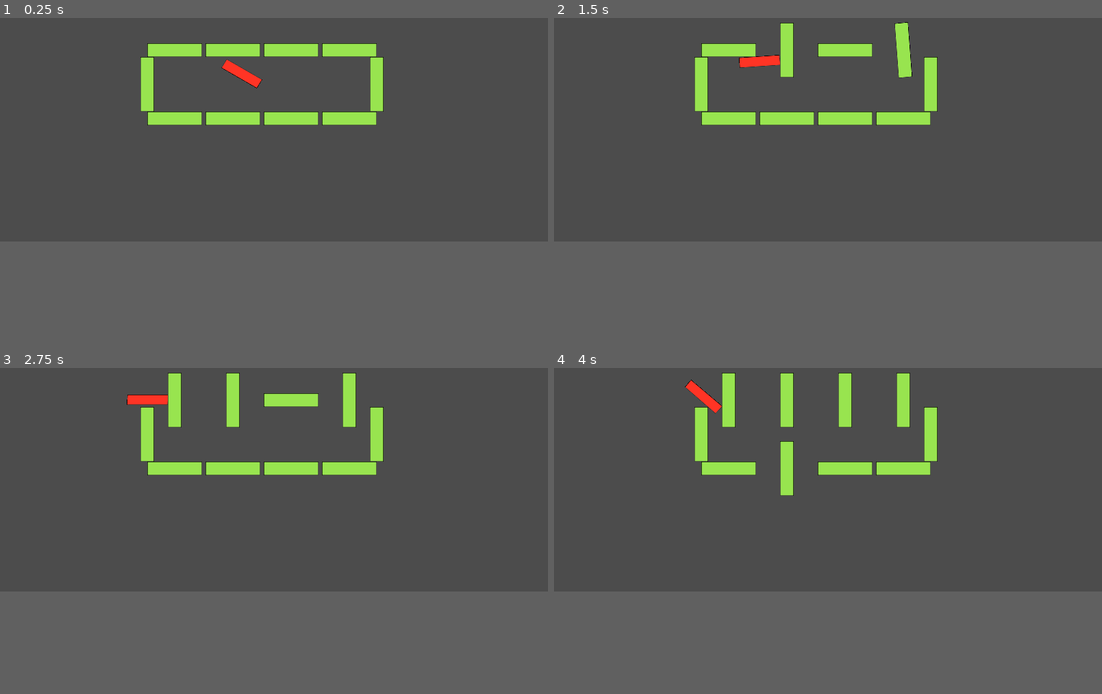
Above: before the commit, frames 1-4 (two rows, left to right).
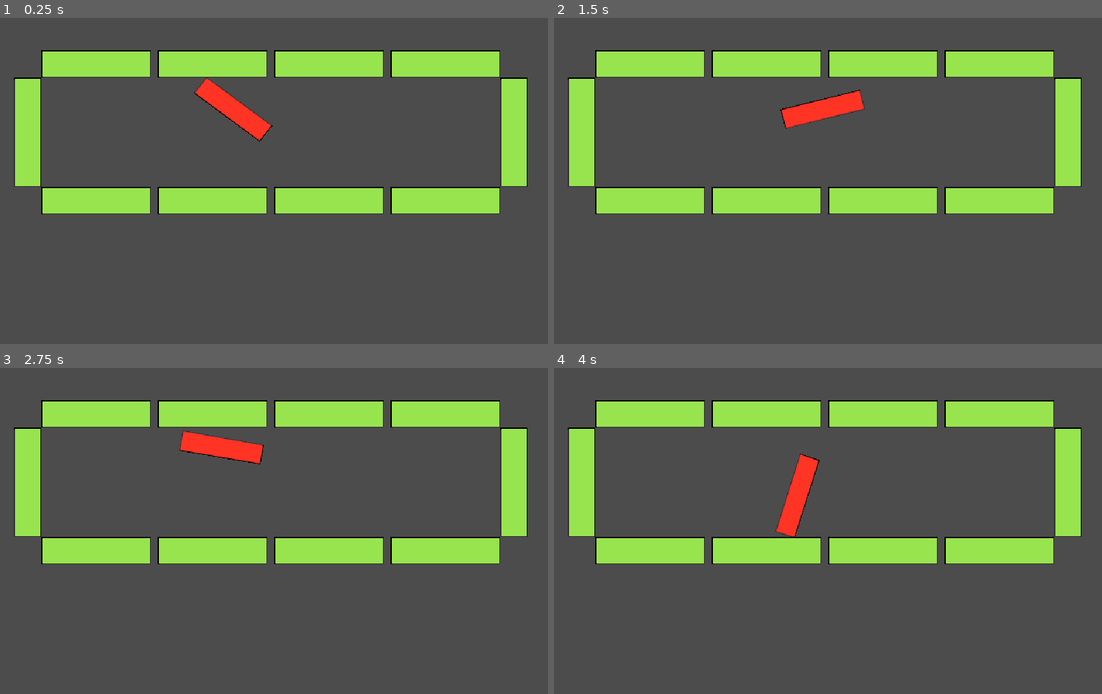
Above: after the commit, the same moments.

Repository: bigbrozer/BugsOut-GameOff2021
Game: Godot game, scene res://tests/test_bug_colision.tscn
Two runs of this game, one before a commit and one after it. Both use one fixed random seed, a clock stepped at 60 frames per second and the inputs below. The project has no main scene, so this scene is started directly.
Inputs (mouse positions are in pixels of both pictures, inside the frame that each line leads up to):
- Up to frame 1 (0.25 s): no input
- Up to frame 2 (1.5 s): move the mouse to (784, 50) at 0.52 s; click (784, 50) at 0.67 s; move the mouse to (904, 50) at 1.27 s; click (904, 50) at 1.42 s
- Up to frame 3 (2.75 s): move the mouse to (175, 400) at 2.02 s; click (175, 400) at 2.17 s
- Up to frame 4 (4 s): move the mouse to (844, 400) at 2.77 s; click (844, 400) at 2.92 s; move the mouse to (784, 469) at 3.52 s; click (784, 469) at 3.67 s
In our replay, the window is 800x450 before the commit and 800x600 after it. These sizes can differ from the game's own. Grey fills any space a smaller window leaves; there, only what the larger window draws over its background counts as a difference.

The runs differ from the first frame. In frame 1, 20% of the frame differs, in the area x 2-97%, y 7-61%; in frame 2, 20%; in frame 3, 20%, in the area x 2-97%, y 1-61%; in frame 4, 20%.

Commit message:
fix(display): prepare for pixel art resolution

Diff:
--- a/project.godot
+++ b/project.godot
@@ -17,9 +17,11 @@
 
 [display]
 
-window/size/width=1280
-window/size/height=720
-window/stretch/mode="2d"
+window/size/width=640
+window/size/height=480
+window/size/test_width=1280
+window/size/test_height=720
+window/stretch/mode="viewport"
 window/stretch/aspect="keep"
 
 [physics]
--- a/resources/bug/bug.tscn
+++ b/resources/bug/bug.tscn
@@ -7,7 +7,7 @@
 extents = Vector2( 47, 11 )
 
 [node name="Bug" type="KinematicBody2D"]
-position = Vector2( 640, 360 )
+position = Vector2( 320, 240 )
 script = ExtResource( 2 )
 __meta__ = {
 "_edit_group_": true
--- a/resources/obstacles/obstacle/obstacle.gd
+++ b/resources/obstacles/obstacle/obstacle.gd
@@ -5,7 +5,7 @@
 export(float) var rotate_speed = 0.2
 export(int) var start_angle = 0
 
-onready var RotateTween = get_node("Tween")
+onready var RotateTween = get_node("RotateTween")
 
 #-------------------------------------------------------------------------------
 # Parent methods
@@ -18,17 +18,14 @@
     rotation = deg2rad(start_angle)
     input_pickable = true
 
-func _physics_process(_delta):
-    pass
-
 #-------------------------------------------------------------------------------
 # Instance methods
 #-------------------------------------------------------------------------------
 
 func rotate_clockwise():
-    var _new_angle: float
+    if not RotateTween.is_active():
+        var _new_angle: float
 
-    if not RotateTween.is_active():
         if rotation >= TAU:
             rotation = 0
         _new_angle = rotation + ROTATE_STEP_ANGLE
--- a/resources/obstacles/obstacle/obstacle.tscn
+++ b/resources/obstacles/obstacle/obstacle.tscn
@@ -7,7 +7,7 @@
 extents = Vector2( 64, 16 )
 
 [node name="Obstacle" type="StaticBody2D"]
-position = Vector2( 640, 360 )
+position = Vector2( 320, 240 )
 script = ExtResource( 1 )
 __meta__ = {
 "_edit_group_": true
@@ -19,6 +19,6 @@
 [node name="CollisionShape2D" type="CollisionShape2D" parent="."]
 shape = SubResource( 1 )
 
-[node name="Tween" type="Tween" parent="."]
+[node name="RotateTween" type="Tween" parent="."]
 
 [connection signal="input_event" from="." to="." method="_on_Obstacle_input_event"]
--- a/tests/test_bug_colision.tscn
+++ b/tests/test_bug_colision.tscn
@@ -6,36 +6,36 @@
 [node name="TestBugCollision" type="Node2D"]
 
 [node name="Bug" parent="." instance=ExtResource( 1 )]
-position = Vector2( 608, 352 )
+position = Vector2( 312, 232 )
 
 [node name="Obstacle" parent="." instance=ExtResource( 2 )]
-position = Vector2( 544, 272 )
+position = Vector2( 248, 152 )
 
 [node name="Obstacle2" parent="." instance=ExtResource( 2 )]
-position = Vector2( 816, 272 )
+position = Vector2( 520, 152 )
 
 [node name="Obstacle3" parent="." instance=ExtResource( 2 )]
-position = Vector2( 408, 272 )
+position = Vector2( 112, 152 )
 
 [node name="Obstacle4" parent="." instance=ExtResource( 2 )]
-position = Vector2( 680, 272 )
+position = Vector2( 384, 152 )
 
 [node name="Obstacle5" parent="." instance=ExtResource( 2 )]
-position = Vector2( 544, 432 )
+position = Vector2( 248, 312 )
 
 [node name="Obstacle6" parent="." instance=ExtResource( 2 )]
-position = Vector2( 816, 432 )
+position = Vector2( 520, 312 )
 
 [node name="Obstacle7" parent="." instance=ExtResource( 2 )]
-position = Vector2( 408, 432 )
+position = Vector2( 112, 312 )
 
 [node name="Obstacle9" parent="." instance=ExtResource( 2 )]
-position = Vector2( 344, 352 )
+position = Vector2( 32, 232 )
 start_angle = 90
 
 [node name="Obstacle10" parent="." instance=ExtResource( 2 )]
-position = Vector2( 880, 352 )
+position = Vector2( 600, 232 )
 start_angle = 90
 
 [node name="Obstacle8" parent="." instance=ExtResource( 2 )]
-position = Vector2( 680, 432 )
+position = Vector2( 384, 312 )
